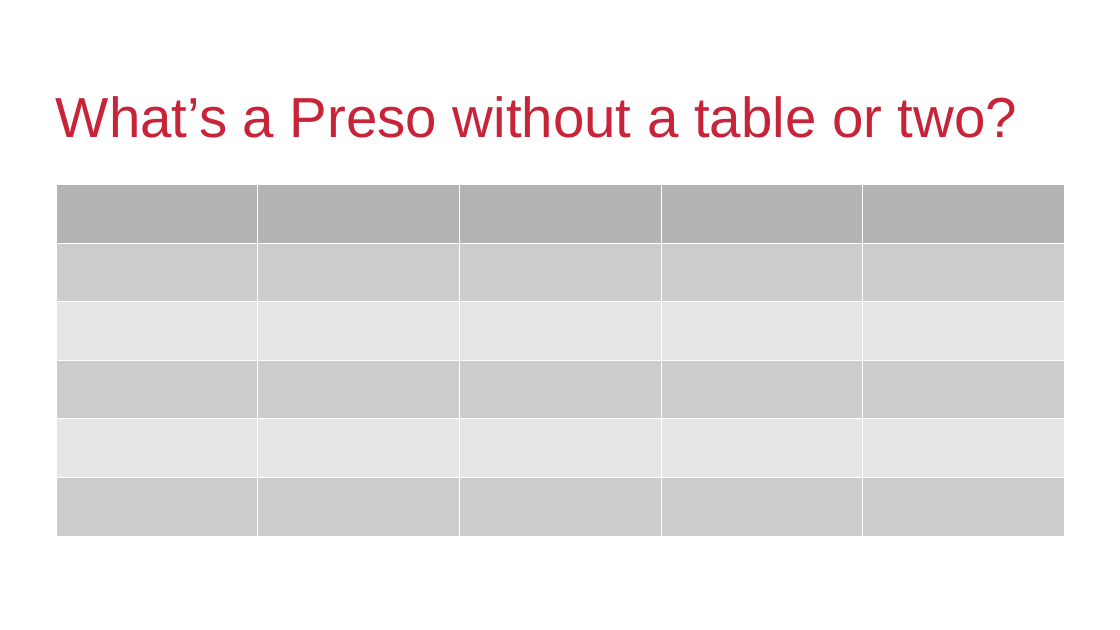
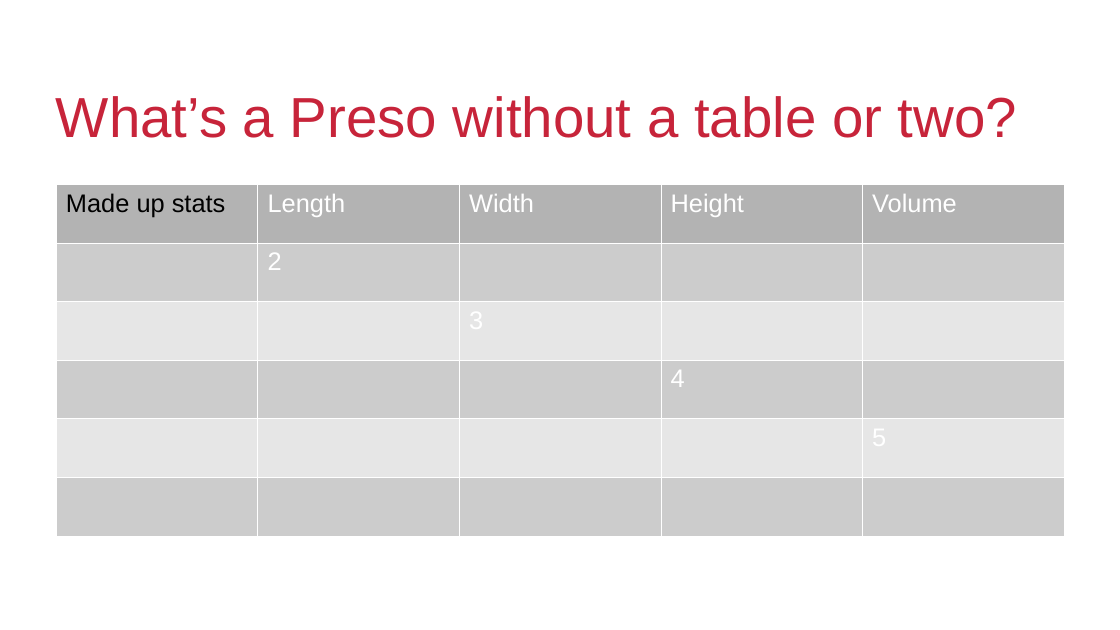
Before and after one commit to IanDarwin/pdfshow, a slide deck: slide 3 of samples/SampleShow.odp. Drawn at 1120x630 pixels with LibreOffice and Linux fonts; fonts in the diff are those of the drawing; background and template pictures are left out. Boxes give left, top, right and bottom in pixels: in the first picture for what was removed or moved away, otherwise in the second. Text is boxed around its words. In the diff, an @@ line names an element or a change of style, - is before the commit and + after.

Commit message:
niceness

```diff
--- a/samples/SampleShow.odp
+++ b/samples/SampleShow.odp
@@ table at (56, 184, 1063, 536) @@
+row 1: Made up stats | Length | Width | Height | Volume
+row 2:  | 2 |  |  | 
+row 3:  |  | 3 |  | 
+row 4:  |  |  | 4 | 
+row 5:  |  |  |  | 5
-row 2:  |  |  |  | 
-row 3:  |  |  |  | 
-row 4:  |  |  |  | 
-row 5:  |  |  |  | 
-row 6:  |  |  |  | 
```
